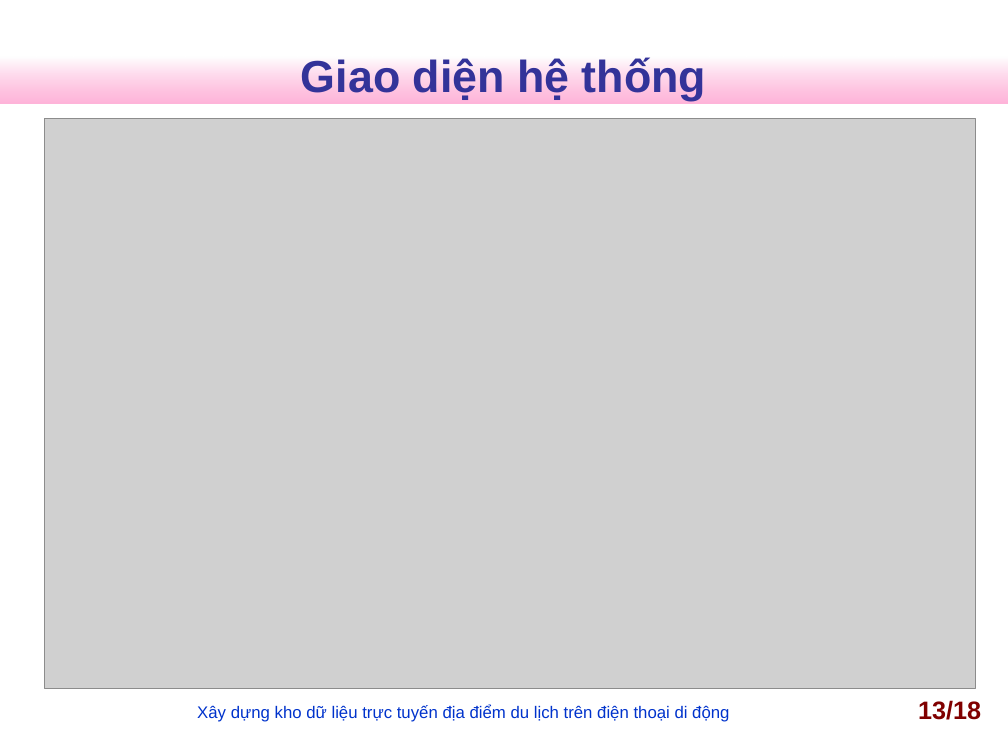
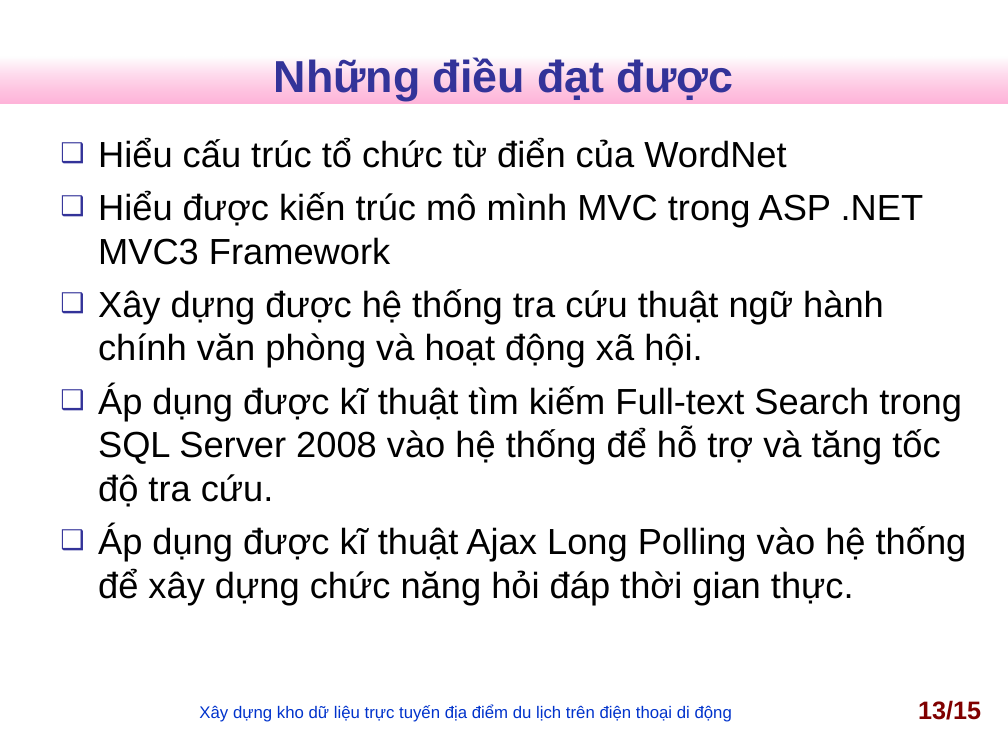
Before and after one commit to nguyentk90/tra-cuu-thuat-ngu-hanh-chinh, a slide deck: slide 13 of Documents/slideN2013.ppt. Drawn at 1008x756 pixels with LibreOffice and Linux fonts; fonts in the diff are those of the drawing; grey boxes stand for pictures; background and template pictures are left out. Boxes give left, top, right and bottom in pixels: in the first picture for what was removed or moved away, otherwise in the second. Text is boxed around its words. In the diff, an @@ line names an element or a change of style, - is before the commit and + after.

```diff
--- a/Documents/slideN2013.ppt
+++ b/Documents/slideN2013.ppt
@@ title at bbox=[274, 57, 733, 101]: text changed @@
-Giao diện hệ thống
+Những điều đạt được
@@ picture removed at bbox=[44, 118, 975, 687] @@
@@ text added at bbox=[98, 138, 967, 604], 25.9 pt, text #000000 @@
+❑ Hiểu cấu trúc tổ chức từ điển của WordNet
+❑ Hiểu được kiến trúc mô mình MVC trong ASP .NET MVC3 Framework
+❑ Xây dựng được hệ thống tra cứu thuật ngữ hành chính văn phòng và hoạt động xã hội.
+❑ Áp dụng được kĩ thuật tìm kiếm Full-text Search trong SQL Server 2008 vào hệ thống để hỗ trợ và tăng tốc độ tra cứu.
+❑ Áp dụng được kĩ thuật Ajax Long Polling vào hệ thống để xây dựng chức năng hỏi đáp thời gian thực.
@@ page number at bbox=[918, 700, 981, 720]: text changed @@
-13/18
+13/15
```
Also in this commit, not shown: 5 other slides changed, 8 slides added, 15 slides removed, 2 other files.
